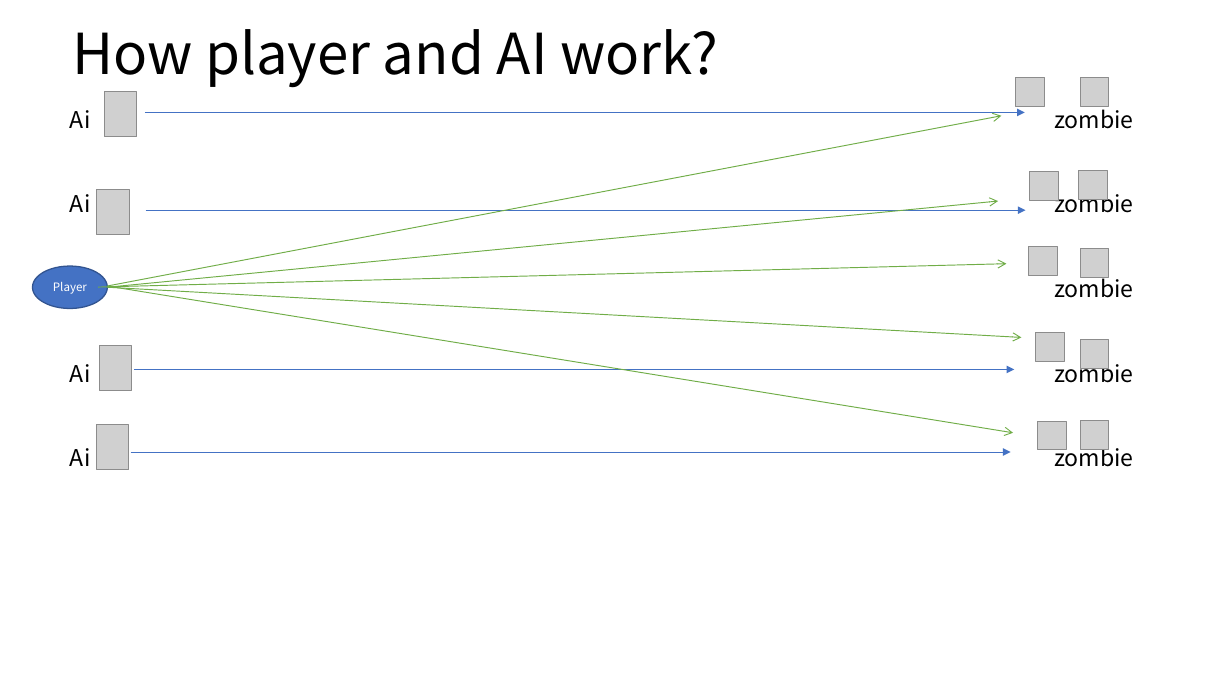
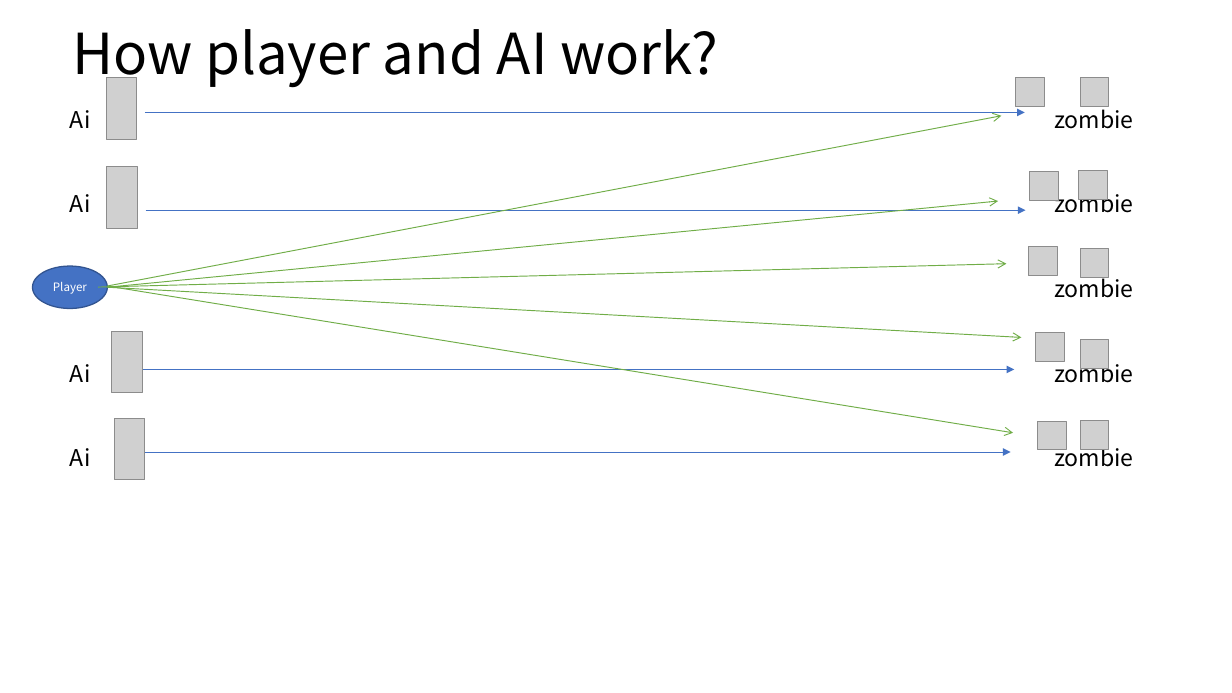
Before and after one commit to Rudy-Castan-DigiPen-Teaching/CS099_game_project_minjae_yu_minki_cho, a slide deck: slide 6 of game_document/game.pptx. Drawn at 1232x693 pixels with LibreOffice and Linux fonts; fonts in the diff are those of the drawing; grey boxes stand for pictures. Boxes give left, top, right and bottom in pixels: in the first picture for what was removed or moved away, otherwise in the second. Text is boxed around its words. In the diff, an @@ line names an element or a change of style, - is before the commit and + after.

Commit message:
make ppt slide to image

```diff
--- a/game_document/game.pptx
+++ b/game_document/game.pptx
@@ picture: place and size @@
-picture at bbox=[104, 91, 137, 137]
+picture at bbox=[106, 78, 137, 140]
@@ picture added at bbox=[107, 167, 138, 229] @@
@@ picture removed at bbox=[97, 189, 129, 235] @@
@@ picture removed at bbox=[99, 346, 131, 391] @@
@@ picture added at bbox=[112, 331, 142, 393] @@
@@ picture added at bbox=[114, 418, 144, 480] @@
@@ picture removed at bbox=[97, 425, 129, 470] @@
```
Also in this commit, not shown: 2 other slides changed, 10 other files.
